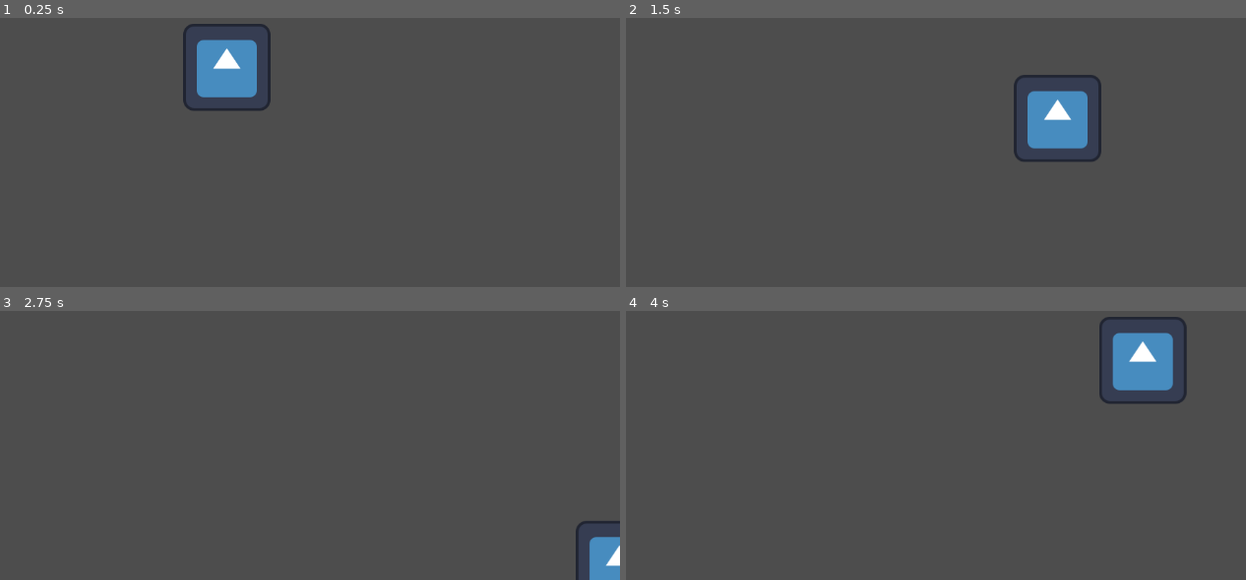
Above: before the commit, frames 1-4 (two rows, left to right).
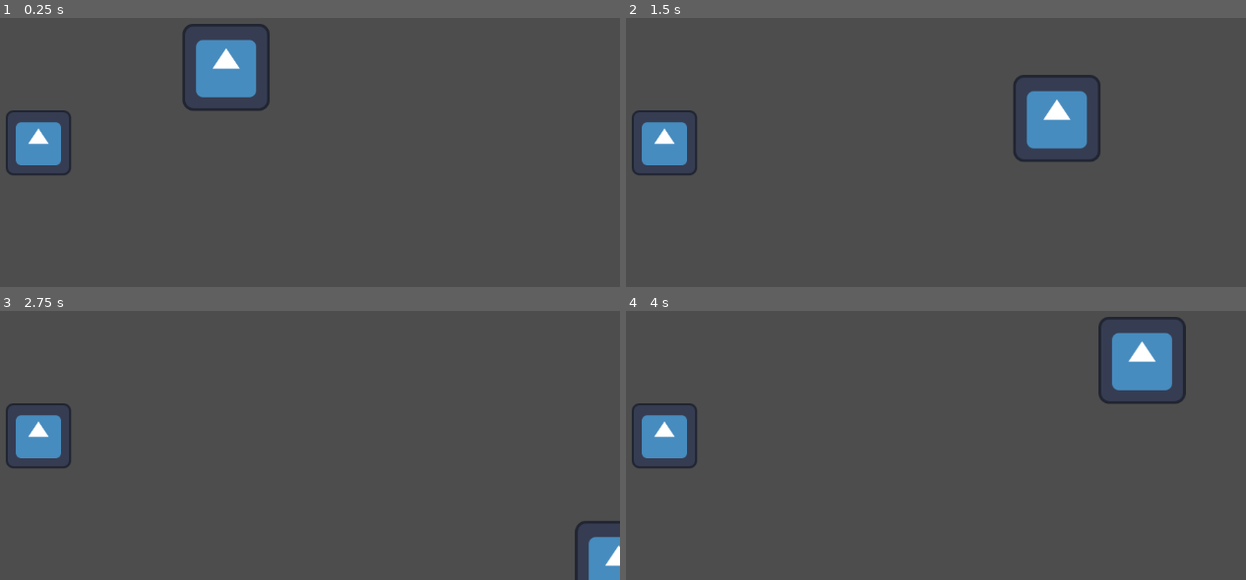
Above: after the commit, the same moments.

Repository: SpicyTime/JamsepticeyeGame
Game: Godot game, scene res://main/main.tscn
The game is run twice, just before and just after one commit, with the same random seed, the same clock (stepped at 60 frames per second) and the same inputs. The engine's default icon, where the game draws it, is replaced by a stand-in: a white triangle on a blue panel in a dark square.
Inputs:
- Up to frame 1 (0.25 s): no input
- Up to frame 2 (1.5 s): tap Enter at 0.5 s; hold D (move_right) 0.53-1.28 s; hold S (move_down) from 1.28 s (still down)
- Up to frame 3 (2.75 s): release S (move_down) at 2.03 s; hold D (move_right) from 2.03 s (still down)
- Up to frame 4 (4 s): release D (move_right) at 2.78 s; hold W (move_up) 2.78-3.53 s; hold A (move_left) from 3.53 s (still down)

The runs differ from the first frame. In frame 1, 1.7% of the frame differs, in the area x 0-44%, y 3-59%; in frame 2, 1.7%; in frame 3, 1.5%; in frame 4, 1.7%.

Commit message:
Added Hitboxes and Hurtboxes along with the Spike Trap

Diff:
--- a/game/game.tscn
+++ b/game/game.tscn
@@ -1,10 +1,17 @@
-[gd_scene load_steps=2 format=3 uid="uid://btd7tfi2uo2wb"]
+[gd_scene load_steps=3 format=3 uid="uid://btd7tfi2uo2wb"]
 
 [ext_resource type="PackedScene" uid="uid://jqbvb8p7iwbh" path="res://player/player.tscn" id="1_l1rk1"]
+[ext_resource type="PackedScene" uid="uid://dtht7togmwgdk" path="res://traps/spike_trap.tscn" id="2_vasa2"]
 
 [node name="Game" type="Node2D"]
 
 [node name="Camera2D" type="Camera2D" parent="."]
+visibility_layer = 3
 position = Vector2(0, -1)
 
 [node name="Player" parent="." instance=ExtResource("1_l1rk1")]
+
+[node name="Traps" type="Node" parent="."]
+
+[node name="SpikeTrap" parent="Traps" instance=ExtResource("2_vasa2")]
+position = Vector2(-276, 111)
--- /dev/null
+++ b/hithurtsystem/hitbox.gd
@@ -0,0 +1,2 @@
+extends Area2D
+class_name HitBox
--- /dev/null
+++ b/hithurtsystem/hitbox.tscn
@@ -0,0 +1,6 @@
+[gd_scene load_steps=2 format=3 uid="uid://cj8n6bo6mt1bq"]
+
+[ext_resource type="Script" uid="uid://dkos5x1ac1eus" path="res://hithurtsystem/hitbox.gd" id="1_3my0p"]
+
+[node name="Hitbox" type="Area2D"]
+script = ExtResource("1_3my0p")
--- /dev/null
+++ b/hithurtsystem/hurtbox.gd
@@ -0,0 +1,7 @@
+extends Area2D
+class_name HurtBox
+
+func _on_area_entered(area: Area2D) -> void:
+	if area is HitBox:
+		get_parent().swap_living_status(false)
+		print("Hit")
--- /dev/null
+++ b/hithurtsystem/hurtbox.tscn
@@ -0,0 +1,8 @@
+[gd_scene load_steps=2 format=3 uid="uid://d0v23pnxx1ix2"]
+
+[ext_resource type="Script" uid="uid://0oqxrntnsjkj" path="res://hithurtsystem/hurtbox.gd" id="1_ymds8"]
+
+[node name="Hurtbox" type="Area2D"]
+script = ExtResource("1_ymds8")
+
+[connection signal="area_entered" from="." to="." method="_on_area_entered"]
--- a/main/autoloads/signal_manager.gd
+++ b/main/autoloads/signal_manager.gd
@@ -1 +1,3 @@
 extends Node
+signal spirit_search
+signal player_fully_dead
--- a/player/player.gd
+++ b/player/player.gd
@@ -34,24 +34,33 @@
 
 
 func swap_living_status(living: bool) -> void:
-	if living:
-		if resurrection_count < max_resurrection_count:
-			print("Swapping to Living")
-			active_container = $LivingContainer
-			resurrection_count += 1
-			$CollisionShape2D.disabled = false
-			# Deletes the dead body
-			var main_node = get_tree().root.get_node("Main")
-			main_node.get_node("Game").get_node("DeadBodySprite").queue_free()
+	if not living and active_container != $DeadContainer:
 
-			mana_drain_timer.stop()
-	else:
 		active_container = $DeadContainer
 		$CollisionShape2D.disabled = true
 		current_mana = max_mana
 		print("Swapping to Dead")
 		mana_drain_timer.start()
 		spawn_body()
+		if resurrection_count == max_resurrection_count:
+			SignalManager.player_fully_dead.emit()
+			get_tree().reload_current_scene()
+		else:
+			return
+	if resurrection_count >= max_resurrection_count :
+		return
+
+	if living and active_container != $LivingContainer:
+		print("Swapping to Living")
+		active_container = $LivingContainer
+		resurrection_count += 1
+		$CollisionShape2D.disabled = false
+		# Deletes the dead body
+		var main_node = get_tree().root.get_node("Main")
+		main_node.get_node("Game").get_node("DeadBodySprite").queue_free()
+
+		mana_drain_timer.stop()
+
 
 
 func spawn_body() -> void:
@@ -69,3 +78,5 @@
 func _on_mana_drain_timer_timeout() -> void:
 	current_mana -= max_mana * mana_drain
 	print(current_mana)
+	if current_mana <= 1:
+		pass
--- a/player/player.tscn
+++ b/player/player.tscn
@@ -1,21 +1,31 @@
-[gd_scene load_steps=6 format=3 uid="uid://jqbvb8p7iwbh"]
+[gd_scene load_steps=8 format=3 uid="uid://jqbvb8p7iwbh"]
 
 [ext_resource type="Script" uid="uid://blve0ctrq7eh3" path="res://player/player.gd" id="1_rkbax"]
 [ext_resource type="Texture2D" uid="uid://dwdba0j101xbf" path="res://icon.svg" id="2_g1dw6"]
+[ext_resource type="PackedScene" uid="uid://d0v23pnxx1ix2" path="res://hithurtsystem/hurtbox.tscn" id="2_qjkh3"]
 [ext_resource type="PackedScene" uid="uid://c10axf775rnve" path="res://player/containers/living_container.tscn" id="2_rkbax"]
 [ext_resource type="PackedScene" uid="uid://csve41exg116t" path="res://player/containers/dead_container.tscn" id="3_g1dw6"]
 
 [sub_resource type="RectangleShape2D" id="RectangleShape2D_oul6g"]
 
+[sub_resource type="RectangleShape2D" id="RectangleShape2D_qjkh3"]
+size = Vector2(124, 122)
+
 [node name="Player" type="CharacterBody2D"]
 motion_mode = 1
 script = ExtResource("1_rkbax")
 
+[node name="Sprite2D" type="Sprite2D" parent="."]
+position = Vector2(-1, 0)
+texture = ExtResource("2_g1dw6")
+
 [node name="CollisionShape2D" type="CollisionShape2D" parent="."]
 shape = SubResource("RectangleShape2D_oul6g")
 
-[node name="Sprite2D" type="Sprite2D" parent="."]
-texture = ExtResource("2_g1dw6")
+[node name="Hurtbox" parent="." instance=ExtResource("2_qjkh3")]
+
+[node name="CollisionShape2D" type="CollisionShape2D" parent="Hurtbox"]
+shape = SubResource("RectangleShape2D_qjkh3")
 
 [node name="LivingContainer" parent="." instance=ExtResource("2_rkbax")]
 FRICTION = 20.0
--- a/project.godot
+++ b/project.godot
@@ -14,6 +14,10 @@
 run/main_scene="uid://c22a4qkxl41e4"
 config/features=PackedStringArray("4.5", "GL Compatibility")
 config/icon="res://icon.svg"
+
+[autoload]
+
+SignalManager="*res://main/autoloads/signal_manager.gd"
 
 [input]
 
--- /dev/null
+++ b/traps/spike_trap.tscn
@@ -0,0 +1,18 @@
+[gd_scene load_steps=4 format=3 uid="uid://dtht7togmwgdk"]
+
+[ext_resource type="Script" uid="uid://dkos5x1ac1eus" path="res://hithurtsystem/hitbox.gd" id="1_yyjoe"]
+[ext_resource type="Texture2D" uid="uid://dwdba0j101xbf" path="res://icon.svg" id="2_ssf21"]
+
+[sub_resource type="RectangleShape2D" id="RectangleShape2D_qy172"]
+size = Vector2(70, 80)
+
+[node name="SpikeTrap" type="Area2D"]
+script = ExtResource("1_yyjoe")
+metadata/_custom_type_script = "uid://dkos5x1ac1eus"
+
+[node name="Sprite2D" type="Sprite2D" parent="."]
+scale = Vector2(0.75, 0.75)
+texture = ExtResource("2_ssf21")
+
+[node name="CollisionShape2D" type="CollisionShape2D" parent="."]
+shape = SubResource("RectangleShape2D_qy172")
